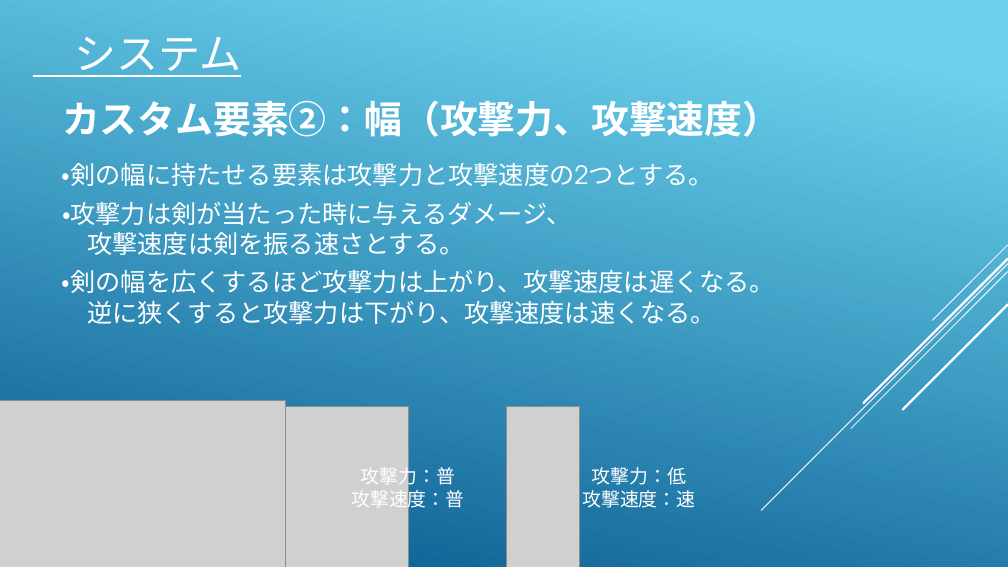
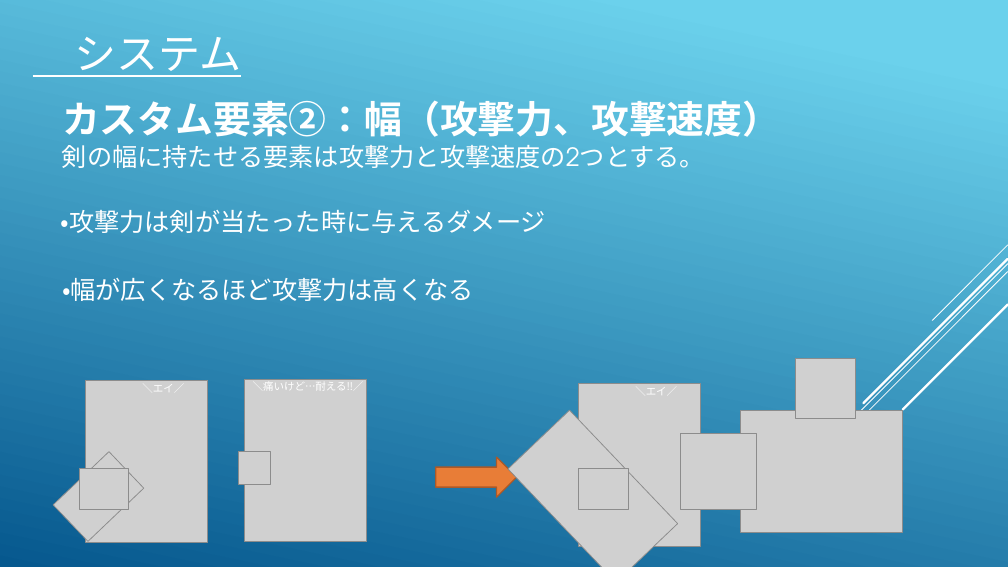
Before and after one commit to koike0723/Aso2020Winter, a slide deck: slide 8 of 企画書.pptx (slide 7 before the commit). Drawn at 1008x567 pixels with LibreOffice and Linux fonts; fonts in the diff are those of the drawing; grey boxes stand for pictures. Boxes give left, top, right and bottom in pixels: in the first picture for what was removed or moved away, otherwise in the second. Text is boxed around its words. In the diff, an @@ line names an element or a change of style, - is before the commit and + after.

```diff
--- a/企画書.pptx
+++ b/企画書.pptx
@@ text at (62, 145, 705, 168): text changed @@
-・剣の幅に持たせる要素は攻撃力と攻撃速度の2つとする。
+剣の幅に持たせる要素は攻撃力と攻撃速度の2つとする。
@@ text at (61, 210, 546, 233): text changed @@
-・攻撃力は剣が当たった時に与えるダメージ、
-攻撃速度は剣を振る速さとする。
+・攻撃力は剣が当たった時に与えるダメージ
@@ text removed at (62, 270, 775, 324) @@
-・剣の幅を広くするほど攻撃力は上がり、攻撃速度は遅くなる。
-逆に狭くすると攻撃力は下がり、攻撃速度は速くなる。
@@ text added at (62, 277, 474, 301), 24 pt, text #FFFFFF @@
+・幅が広くなるほど攻撃力は高くなる
@@ picture added at (796, 358, 855, 418) @@
@@ picture added at (86, 380, 208, 543) @@
@@ text added at (142, 385, 184, 386), 10 pt, text #FFFFFF @@
+＼エイ／
@@ picture added at (245, 380, 367, 542) @@
@@ text added at (253, 379, 364, 390), 10 pt, text #FFFFFF @@
+＼痛いけど…耐える‼／
@@ picture added at (579, 384, 701, 547) @@
@@ text added at (635, 388, 677, 389), 10 pt, text #FFFFFF @@
+＼エイ／
@@ picture removed at (0, 401, 286, 567) @@
@@ picture removed at (229, 406, 408, 567) @@
@@ picture removed at (507, 406, 579, 567) @@
@@ picture added at (508, 410, 678, 567) @@
@@ picture added at (740, 411, 903, 532) @@
@@ picture added at (681, 433, 757, 510) @@
@@ picture added at (53, 452, 144, 542) @@
@@ picture added at (79, 469, 129, 510) @@
@@ picture added at (238, 452, 271, 485) @@
@@ text removed at (351, 464, 464, 511) @@
-攻撃力：普
-攻撃速度：普
@@ right arrow added at (436, 457, 516, 498), fill #E87D37, outline #AC5929 1.25 pt @@
@@ picture added at (579, 469, 628, 510) @@
@@ text removed at (582, 467, 695, 508) @@
-攻撃力：低
-攻撃速度：速
```
Also in this commit, not shown: 6 other slides changed, 12 slides added, 12 slides removed, 6 other files.
